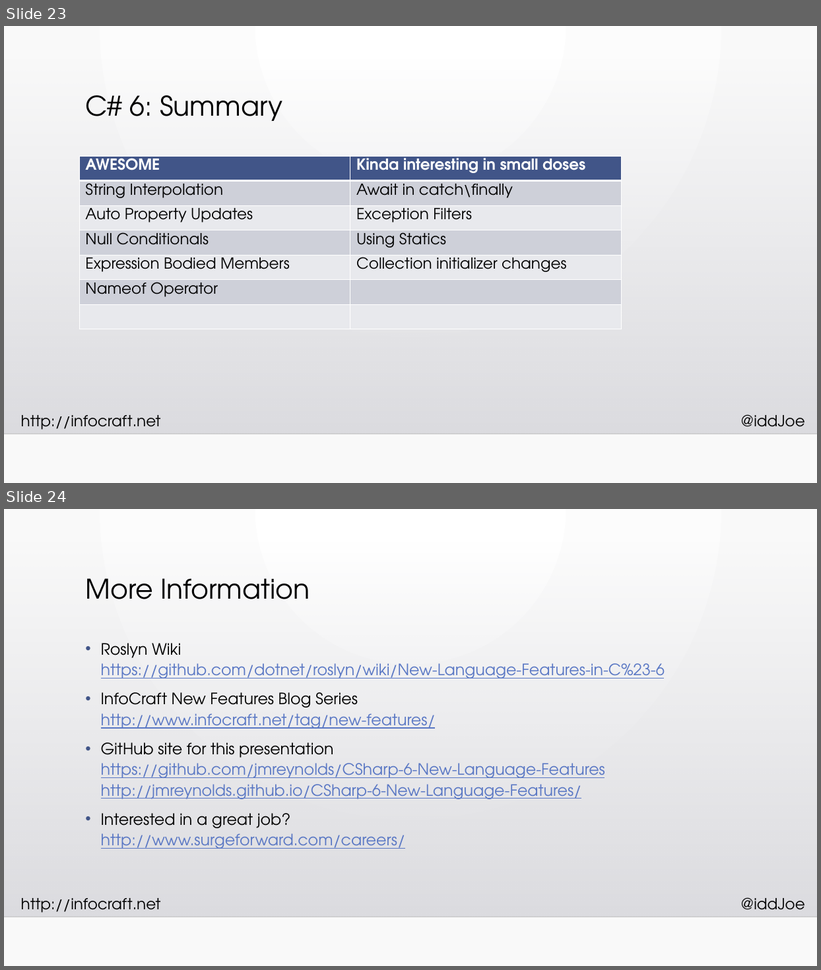
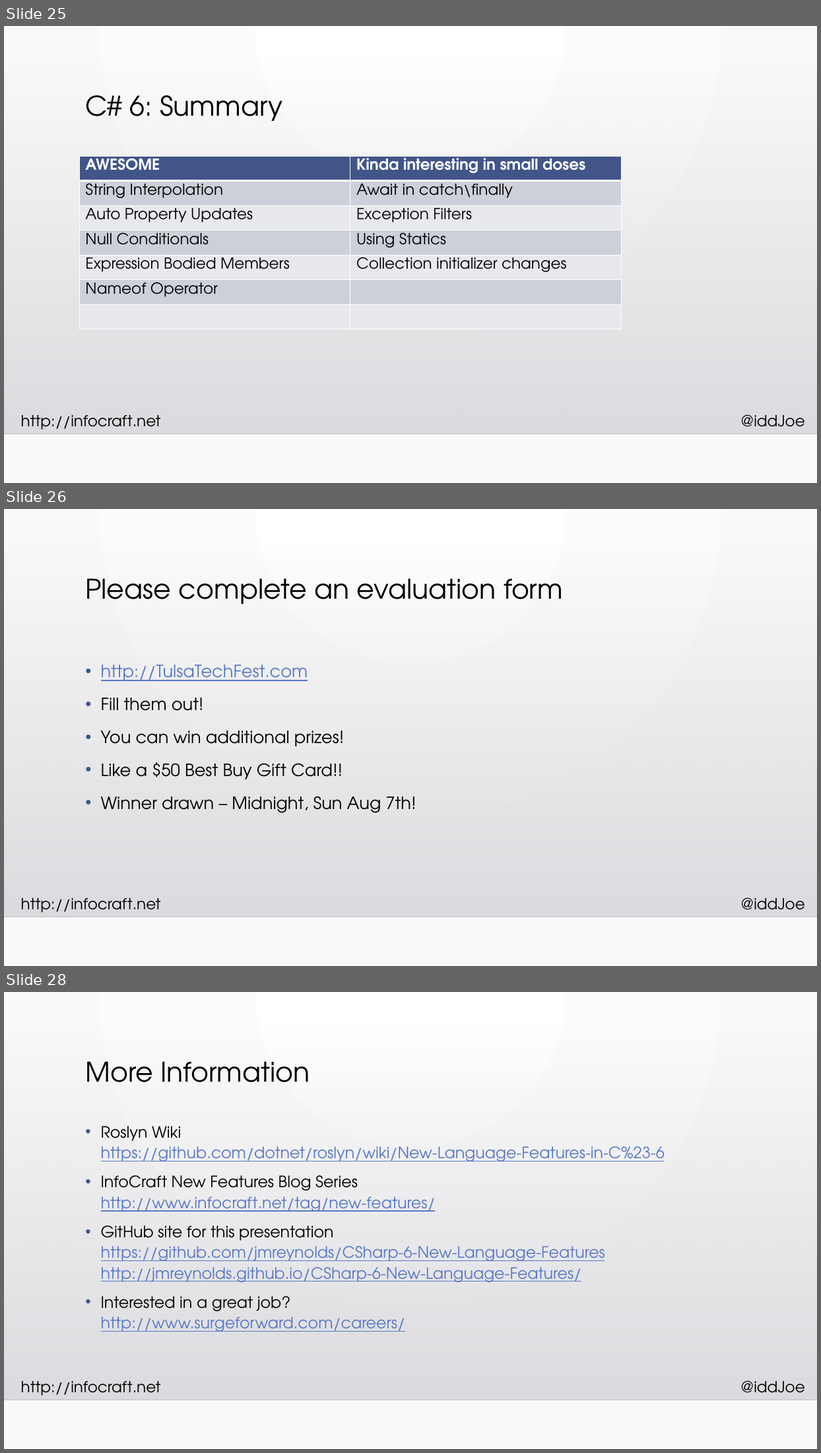
Before and after one commit to InfoCraftDotNet/CSharp-6-New-Language-Features, a slide deck: Slides/CSharp-6-New-Language-Features.pptx. Shown one above the other, each under a label of ours: slides 23 and 24 before the commit, slides 25, 26 and 28 after it; the slides between them are not shown. The pictures are 821x970 and 821x1453 pixels, drawn with LibreOffice and Linux fonts; fonts in the diff are those of the drawing; background and template pictures are left out. Boxes give left, top, right and bottom in pixels: in the first picture for what was removed or moved away, otherwise in the second. Text is boxed around its words. In the diff, an @@ line names an element or a change of style, - is before the commit and + after.

Commit message:
Update Tulsa Slides

```diff
--- a/Slides/CSharp-6-New-Language-Features.pptx
+++ b/Slides/CSharp-6-New-Language-Features.pptx
@@ slide 26 added at (4,509,817,966), background gradient #FFFFFF to #FAFAFA; not listed: 4 template elements that a slide beside it also shows @@
@@ title added at (85,578,563,604), 32 pt, text #000000 @@
+Please complete an evaluation form
@@ text added at (101,665,416,813), 20 pt, text #000000 @@
+• http://TulsaTechFest.com
+• Fill them out!
+• You can win additional prizes!
+• Like a $50 Best Buy Gift Card!!
+• Winner drawn – Midnight, Sun Aug 7th!
@@ what was slide 23 is now slide 25 @@
@@ what was slide 24 is now slide 28 @@
```
Also in this commit, not shown: 3 other slides added.
